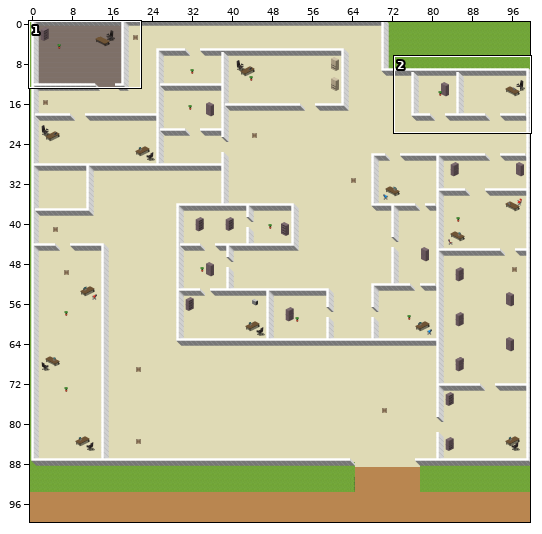
Two versions of a level (Tiled map, assets/map2.1.tmx). The picture above shows the old version from afar; the outline marks the close-up.
Close-up. Old version:
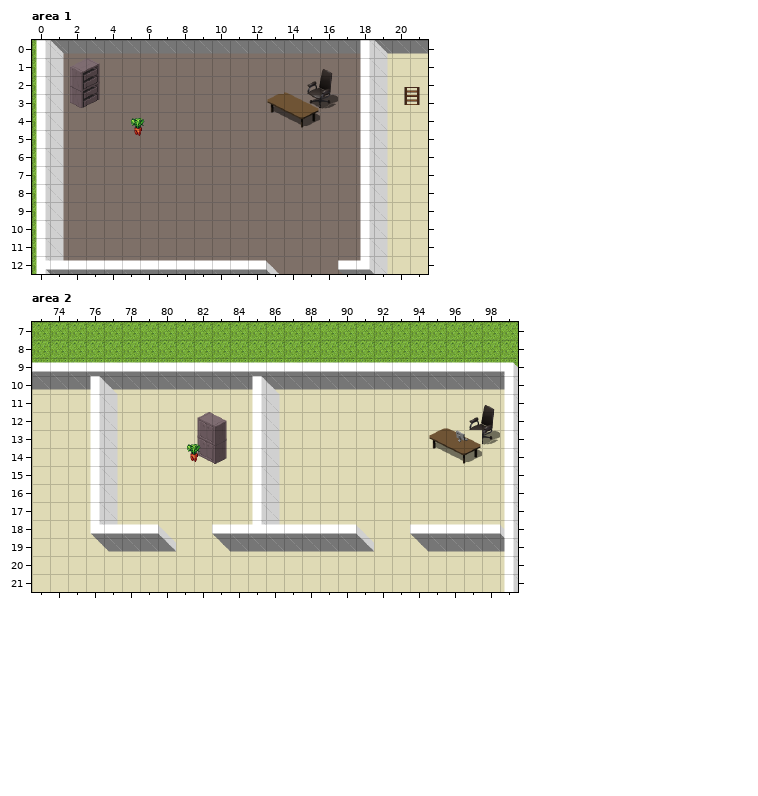
Cells are 32x32 px. Shown: area 1 x 0..21, y 0..12; area 2 x 73..99, y 7..21. The commit also changed other parts of the map, which this record leaves out.
And afterwards:
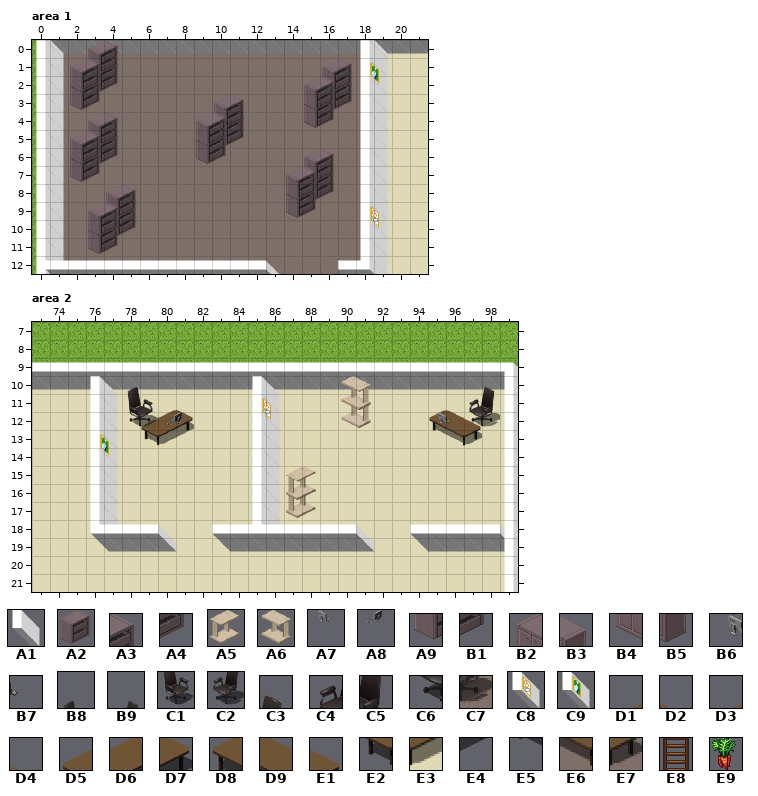
Key: from "2dwalls": A1 1; from "OfficeFurniture": A2 16, A3 65, A4 97, A5 154, A6 155, A7 158, A8 159, A9 192, B1 193, B2 322, B3 323, B4 354, B5 355, B6 604, B7 605; from "chair": B8 0, B9 2, C1 4, C2 6, C3 13, C4 20, C5 21, C6 28, C7 29; from "extra": C8 2, C9 3; from "tables": D1 7, D2 8, D3 9, D4 10, D5 12, D6 13, D7 14, D8 15, D9 16, E1 17, E2 18, E3 19, E4 20, E5 21, E6 22, E7 23; from "terrain-assets": E8 169, E9 970.
__ is an empty cell.
Objects are placed by their top-left corner, in cells (3,4 is the top-left corner of cell 3,4); size is 1x1 cell unless given.
Tiles replaced or removed in this view: A1, A3, A4, A9, B1, B2, B3, B4, B5, B6, B7, C3, C4, C5, C6, C7, D3, D4, D8, D9, E1, E5, E6, E7.
Tiles of an added or newly shown layer are drawn over the layers below it.
See-through tiles are keyed as they look on the map.
Changes in this commit:
Changed rows in their new state; .. is an unchanged cell.
Layer "FloorAccessoriesBottom" (removed), area 1:
first column x 2:
 1 .. .. .. .. .. .. .. .. .. .. .. .. .. .. __
 2 .. __ .. .. .. .. .. .. .. .. .. .. .. __ __
 3 __ __ .. .. .. .. .. .. .. .. .. .. .. __ __
Layer "FloorAccessoriesTop" (removed), area 1:
first column x 3:
 1 __ .. .. .. .. .. .. .. .. .. .. .. ..
 2 __ .. .. .. .. .. .. .. .. .. .. __ ..
 3 .. .. .. .. .. .. .. .. .. .. __ __ __
 4 .. .. .. .. .. .. .. .. .. .. __ __ __
Layer "WallsAccessories", area 1:
first column x 2:
 2 .. A2 .. .. .. .. .. .. .. .. .. .. .. .. .. .. C9
 3 A2 .. .. .. .. .. .. .. .. .. .. .. .. .. A2 .. ..
 4 .. .. .. .. .. .. .. .. .. .. .. .. .. A2 .. .. ..
 5 .. .. .. .. .. .. .. .. A2 .. .. .. .. .. .. .. ..
 6 .. A2 .. .. .. .. .. A2 .. .. .. .. .. .. .. .. ..
 7 A2 .. .. .. .. .. .. .. .. .. .. .. .. .. .. .. ..
 8 .. .. .. .. .. .. .. .. .. .. .. .. .. A2 .. .. ..
 9 .. .. .. .. .. .. .. .. .. .. .. .. A2 .. .. .. ..
10 .. .. A2 .. .. .. .. .. .. .. .. .. .. .. .. .. C8
11 .. A2 .. .. .. .. .. .. .. .. .. .. .. .. .. .. ..
Layer "WallsAccessories2" (added), area 1:
first column x 2:
 1 .. A2 .. .. .. .. .. .. .. .. .. .. .. .. ..
 2 A2 .. .. .. .. .. .. .. .. .. .. .. .. .. A2
 3 .. .. .. .. .. .. .. .. .. .. .. .. .. A2 ..
 4 .. .. .. .. .. .. .. .. A2 .. .. .. .. .. ..
 5 .. A2 .. .. .. .. .. A2 .. .. .. .. .. .. ..
 6 A2 .. .. .. .. .. .. .. .. .. .. .. .. .. ..
 7 .. .. .. .. .. .. .. .. .. .. .. .. .. A2 ..
 8 .. .. .. .. .. .. .. .. .. .. .. .. A2 .. ..
 9 .. .. A2 .. .. .. .. .. .. .. .. .. .. .. ..
10 .. A2 .. .. .. .. .. .. .. .. .. .. .. .. ..
Layer "ObjectLayer" (now hidden), area 1:
removed: E8 "guard9" at 20.6,2.6
removed: E9 "money12" at 5.5,4.3
Layer "FloorAccessoriesBottom" (removed), area 2:
first column x 82:
12 .. .. .. .. .. .. .. .. .. .. .. .. .. __ __ ..
13 __ __ .. .. .. .. .. .. .. .. .. .. .. __ __ __
14 __ __ .. .. .. .. .. .. .. .. .. .. .. __ __ __
Layer "FloorAccessoriesTop" (removed), area 2:
first column x 82:
11 .. .. .. .. .. .. .. .. .. .. .. .. .. .. .. .. __
12 __ __ .. .. .. .. .. .. .. .. .. .. .. .. .. __ __
13 __ __ .. .. .. .. .. .. .. .. .. .. .. .. __ __ __
Layer "WallsAccessories", area 2:
first column x 76:
11 .. .. .. .. D1 D2 .. .. .. .. .. .. .. .. .. .. .. .. .. D3 D4 ..
12 .. .. .. D5 D6 D7 .. .. .. C8 .. .. .. .. A6 .. .. .. .. D8 D9 E1
13 .. .. .. E2 E3 E4 .. .. .. .. .. .. .. .. .. .. .. .. .. E5 E6 E7
14 C9 .. .. .. .. .. .. .. .. .. .. .. .. .. .. .. .. .. .. .. .. ..
17 .. .. .. .. .. .. .. .. .. .. .. A5 .. .. .. .. .. .. .. .. .. ..
Layer "WallsAccessories2" (added), area 2:
first column x 78:
10 B8 .. .. .. .. .. .. .. .. .. .. .. .. .. .. .. .. .. .. B9
11 .. .. .. .. .. .. .. .. .. .. .. .. A6 .. .. .. .. .. .. ..
12 C1 .. .. .. .. .. .. .. .. .. .. .. .. .. .. .. .. .. .. C2
13 .. .. A8 .. .. .. .. .. .. .. .. .. .. .. .. .. .. A7 .. ..
16 .. .. .. .. .. .. .. .. .. A5 .. .. .. .. .. .. .. .. .. ..
Layer "ObjectLayer" (now hidden), area 2:
removed: E9 "money8" at 81.5,13.8
